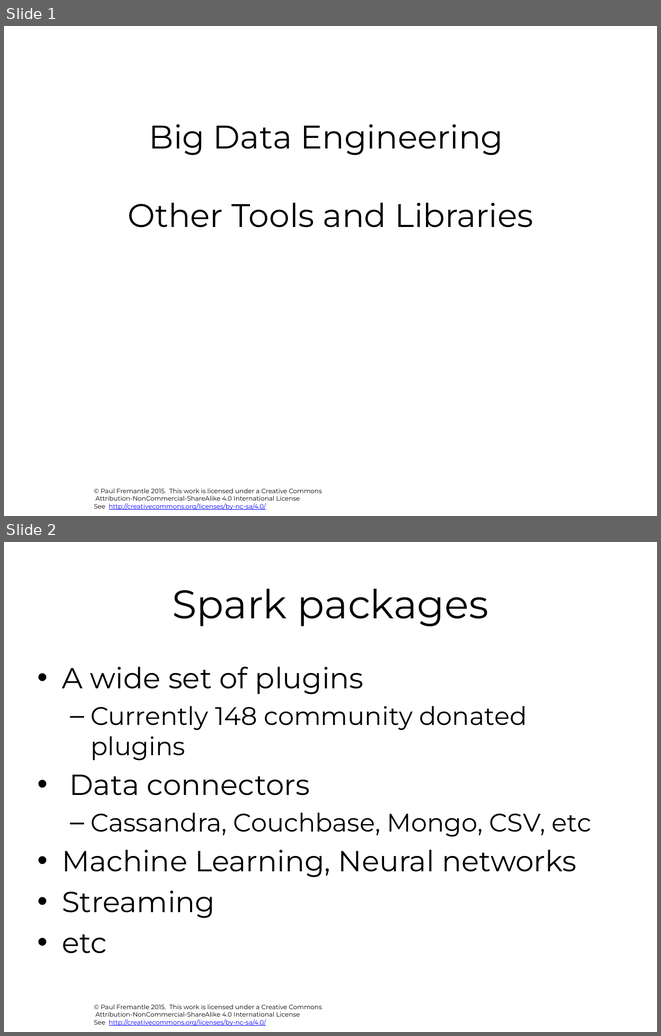
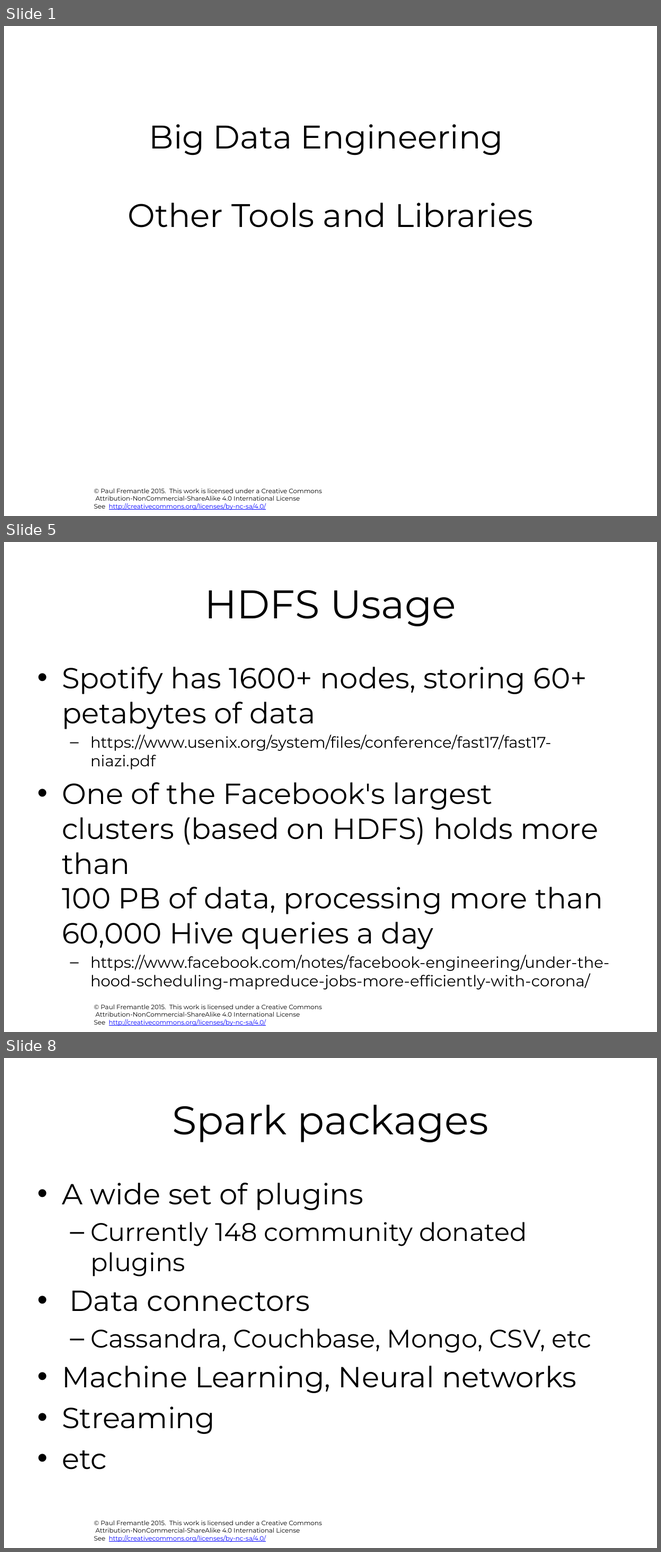
Before and after one commit to pzfreo/big, a slide deck: pres-source/06-additional-tools.pptx. Shown one above the other, each under a label of ours: slides 1 and 2 before the commit, slides 1, 5 and 8 after it; the slides between them are not shown. The pictures are 661x1036 and 661x1552 pixels, drawn with LibreOffice and Linux fonts; fonts in the diff are those of the drawing; background and template pictures are left out. Boxes give left, top, right and bottom in pixels: in the first picture for what was removed or moved away, otherwise in the second. Text is boxed around its words. In the diff, an @@ line names an element or a change of style, - is before the commit and + after.

```diff
--- a/pres-source/06-additional-tools.pptx
+++ b/pres-source/06-additional-tools.pptx
@@ slide 5 added at [4, 542, 657, 1032], background #FFFFFF; not listed: 1 template element that a slide beside it also shows @@
@@ title added at [204, 590, 456, 626], 44 pt, text #000000 @@
+HDFS Usage
@@ text added at [62, 667, 609, 989], 17 pt, text #000000 @@
+• Spotify has 1600+ nodes, storing 60+ petabytes of data
+  – https://www.usenix.org/system/files/conference/fast17/fast17-niazi.pdf
+• One of the Facebook's largest clusters (based on HDFS) holds more than
+  100 PB of data, processing more than 60,000 Hive queries a day
+  – https://www.facebook.com/notes/facebook-engineering/under-the-hood-scheduling-mapreduce-jobs-more-efficiently-with-corona/
@@ what was slide 2 is now slide 8 @@
```
Also in this commit, not shown: 9 other slides added, 2 slides removed, 31 other files.
